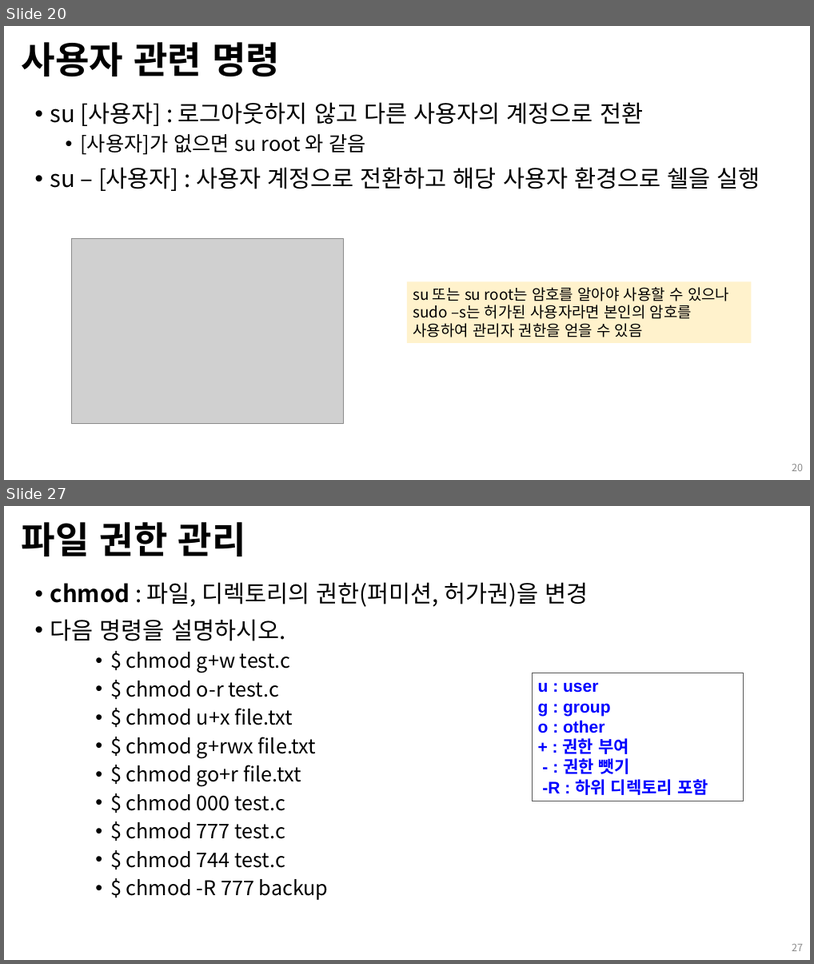
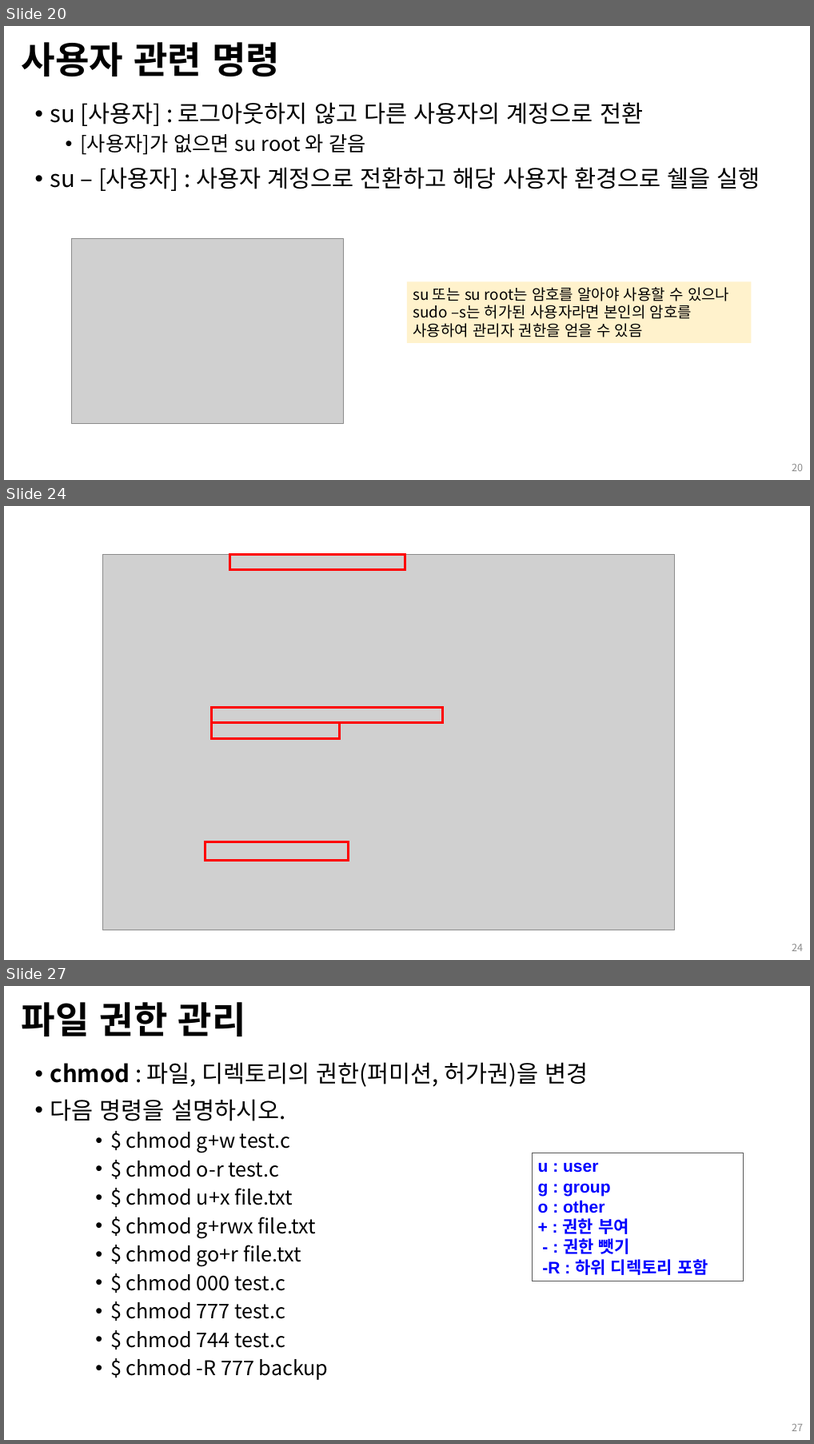
Before and after one commit to Open-Source-Programming/OpenSource-Lec, a slide deck: 05_linux2.pptx. Shown one above the other, each under a label of ours: slides 20 and 27 before the commit, slides 20, 24 and 27 after it; the slides between them are not shown. The pictures are 814x964 and 814x1444 pixels, drawn with LibreOffice and Linux fonts; fonts in the diff are those of the drawing; grey boxes stand for pictures; background and template pictures are left out. Boxes give left, top, right and bottom in pixels: in the first picture for what was removed or moved away, otherwise in the second. Text is boxed around its words. In the diff, an @@ line names an element or a change of style, - is before the commit and + after.

```diff
--- a/05_linux2.pptx
+++ b/05_linux2.pptx
@@ slide 24 added at box(4, 506, 810, 960), background #FFFFFF @@
@@ picture added at box(103, 554, 675, 930) @@
@@ rectangle added at box(230, 554, 406, 570), outline #FF0000 3 pt @@
@@ rectangle added at box(211, 708, 442, 723), outline #FF0000 3 pt @@
@@ rectangle added at box(211, 723, 340, 738), outline #FF0000 3 pt @@
@@ rectangle added at box(206, 842, 349, 860), outline #FF0000 3 pt @@
@@ page number added at box(792, 944, 803, 951), 12 pt, text #8C8C8C @@
+24
```
Also in this commit, not shown: 10 slides changed, 1 other slide added, 2 slides removed, 2 other files.
